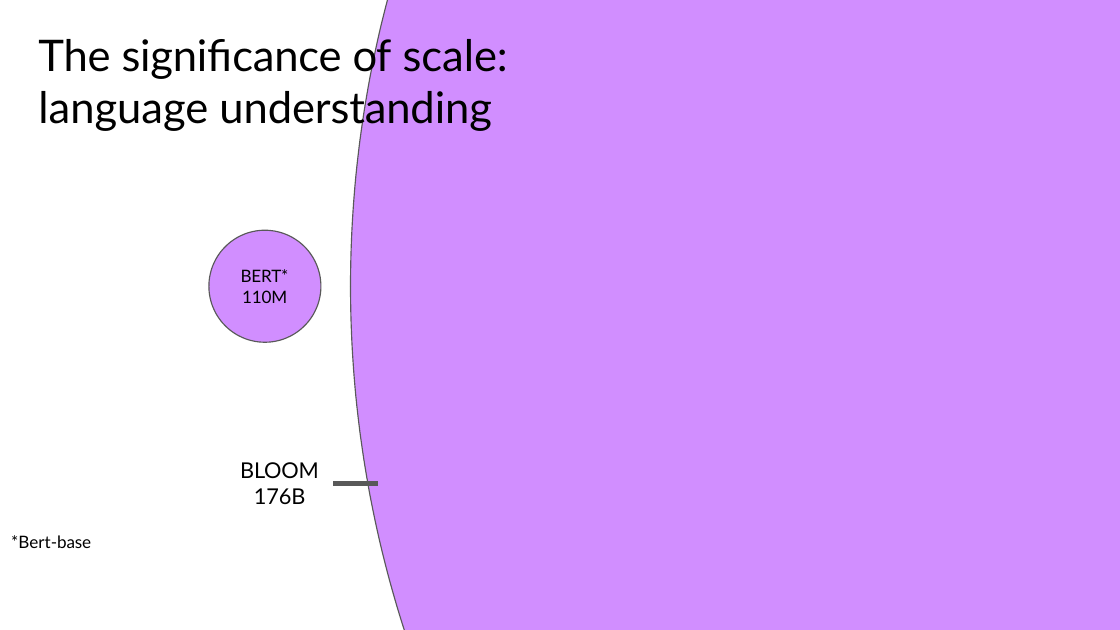
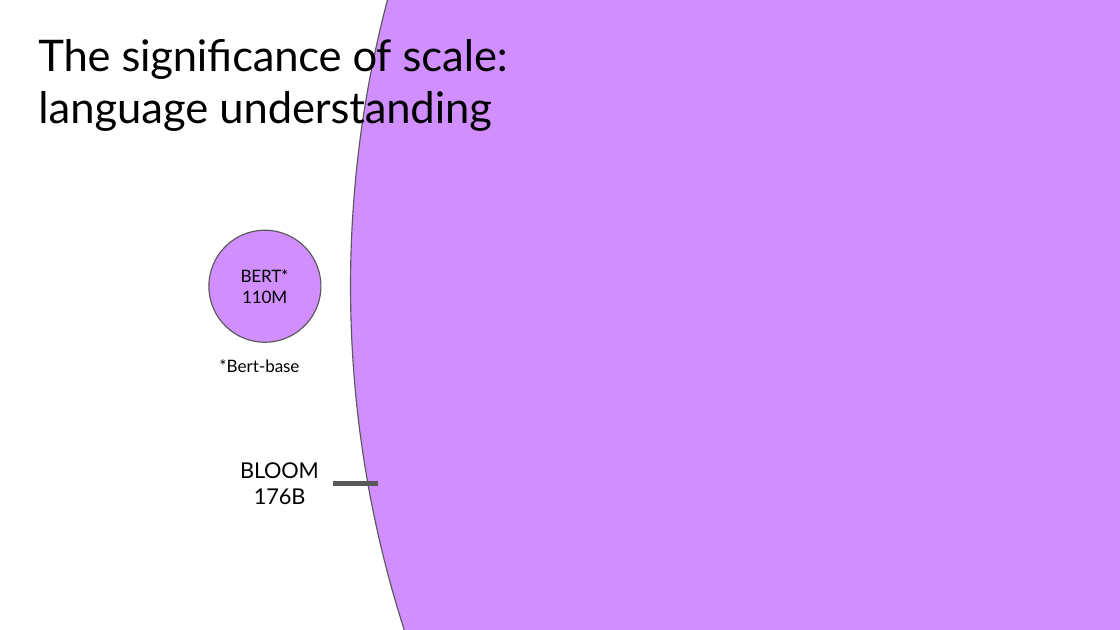
Before and after one commit to DSML-bootcamp/w8-nbs, a slide deck: slide 13 of D2/1. GenAI Intro.pptx (slide 14 before the commit). Drawn at 1120x630 pixels with LibreOffice and Linux fonts; fonts in the diff are those of the drawing; background and template pictures are left out. Boxes give left, top, right and bottom in pixels: in the first picture for what was removed or moved away, otherwise in the second. Text is boxed around its words. In the diff, an @@ line names an element or a change of style, - is before the commit and + after.

```diff
--- a/D2/1. GenAI Intro.pptx
+++ b/D2/1. GenAI Intro.pptx
@@ text "*Bert-base": place and size @@
-text "*Bert-base" at bbox=[11, 535, 91, 548]
+text "*Bert-base" at bbox=[219, 359, 299, 372]
```
Also in this commit, not shown: 28 other slides changed, 16 slides removed.
